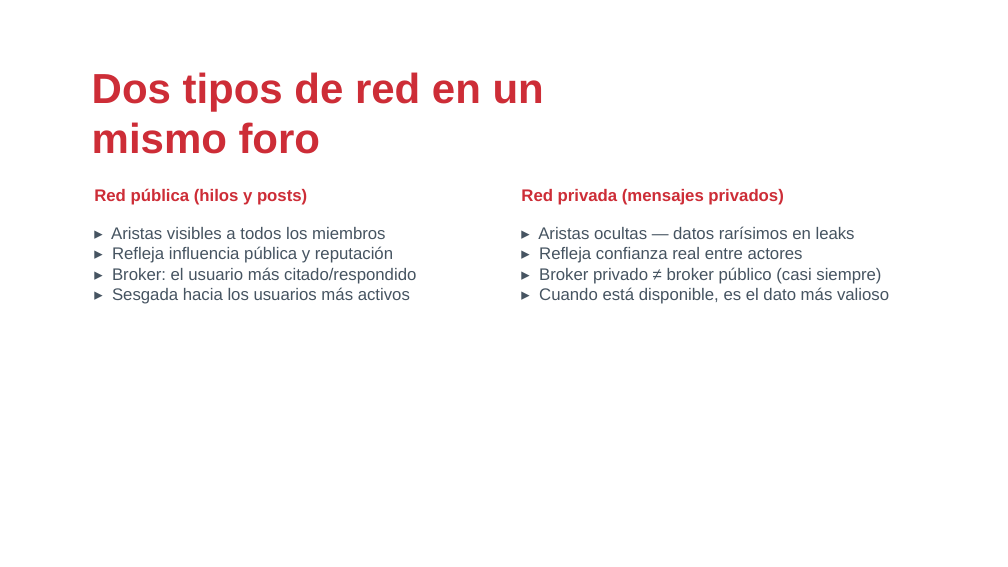
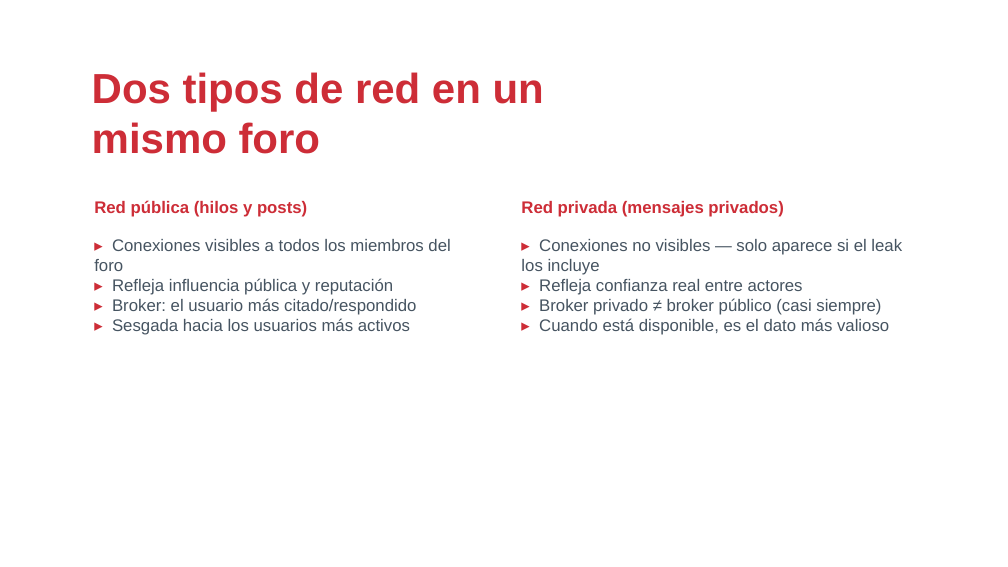
Before and after one commit to drj3ky11/FearOfTheDark, a slide deck: slide 7 of bloque1_bigdata/csbc26_b1_bigdata.pptx. Drawn at 1008x567 pixels with LibreOffice and Linux fonts; fonts in the diff are those of the drawing; background and template pictures are left out. Boxes give left, top, right and bottom in pixels: in the first picture for what was removed or moved away, otherwise in the second. Text is boxed around its words. In the diff, an @@ line names an element or a change of style, - is before the commit and + after.

```diff
--- a/bloque1_bigdata/csbc26_b1_bigdata.pptx
+++ b/bloque1_bigdata/csbc26_b1_bigdata.pptx
@@ text "Red pública (hilos y posts)": place and size @@
-text "Red pública (hilos y posts)" at box(94, 188, 307, 205)
+text "Red pública (hilos y posts)" at box(94, 200, 307, 217)
@@ text "Red privada (mensajes privados)": place and size @@
-text "Red privada (mensajes privados)" at box(521, 189, 783, 205)
+text "Red privada (mensajes privados)" at box(521, 201, 783, 217)
@@ text "▸ Conexiones visibles a todos ...": place and size @@
-text "▸ Conexiones visibles a todos ..." at box(111, 227, 416, 304)
+text "▸ Conexiones visibles a todos ..." at box(94, 239, 450, 335)
@@ text at box(94, 239, 450, 271): text changed @@
-▸ Aristas visibles a todos los miembros
+▸ Conexiones visibles a todos los miembros del foro
@@ text "▸ Conexiones no visibles — ...": place and size @@
-text "▸ Conexiones no visibles — ..." at box(538, 226, 889, 304)
+text "▸ Conexiones no visibles — ..." at box(521, 239, 902, 335)
@@ text at box(521, 239, 902, 275): text changed @@
-▸ Aristas ocultas — datos rarísimos en leaks
+▸ Conexiones no visibles — solo aparece si el leak los incluye
@@ text at box(112, 278, 416, 335): text colour #465461 to #CD2D37 in "▸", "▸", "▸" @@
@@ text at box(539, 279, 889, 335): text colour #465461 to #CD2D37 in "▸", "▸", "▸" @@
```
Also in this commit, not shown: 11 other slides changed, 2 other files.
